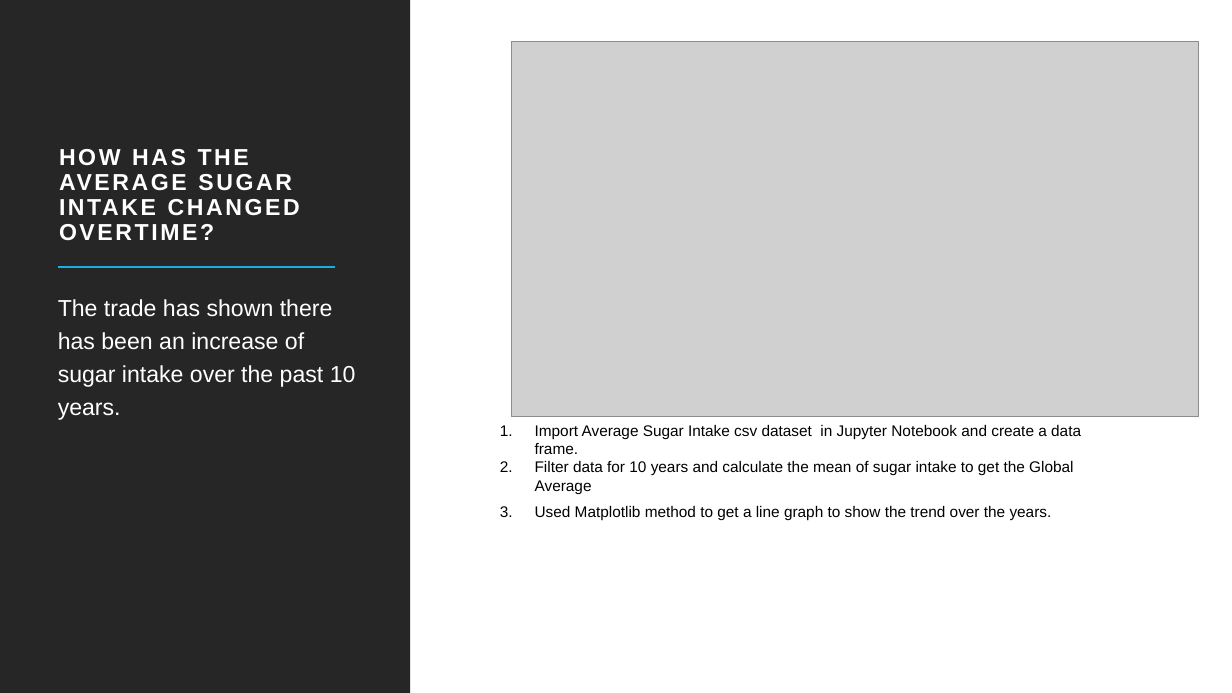
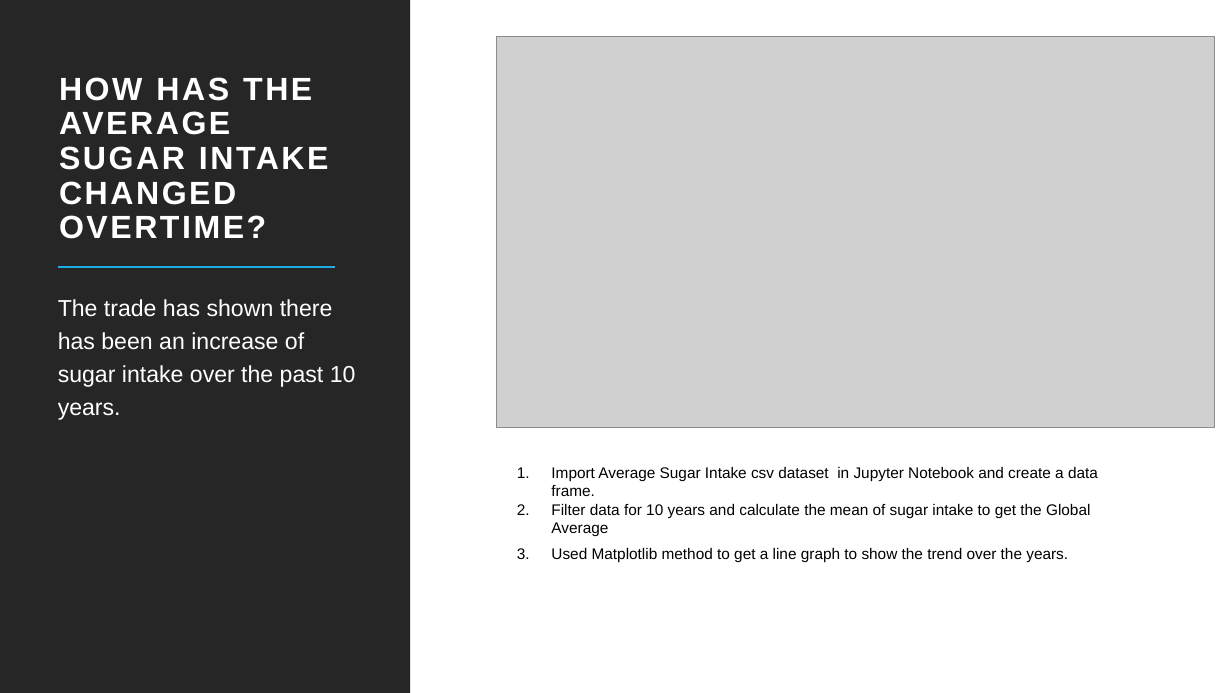
Before and after one commit to cbeachey/project1_influencers, a slide deck: slide 12 of Effects of Sugar Consumption.pptx. Drawn at 1232x693 pixels with LibreOffice and Linux fonts; fonts in the diff are those of the drawing; grey boxes stand for pictures. Boxes give left, top, right and bottom in pixels: in the first picture for what was removed or moved away, otherwise in the second. Text is boxed around its words. In the diff, an @@ line names an element or a change of style, - is before the commit and + after.

```diff
--- a/Effects of Sugar Consumption.pptx
+++ b/Effects of Sugar Consumption.pptx
@@ title "HOW HAS THE AVERAGE SUGAR ..." at [59,77,329,239]: size 18 to 25 pt @@
@@ picture: place and size @@
-picture at [511,42,1198,416]
+picture at [496,36,1214,428]
@@ text "Import Average Sugar Intake csv ...": place and size @@
-text "Import Average Sugar Intake csv ..." at [535,425,1081,521]
+text "Import Average Sugar Intake csv ..." at [551,467,1098,563]
```
Also in this commit, not shown: 3 other slides changed, 9 other files.
